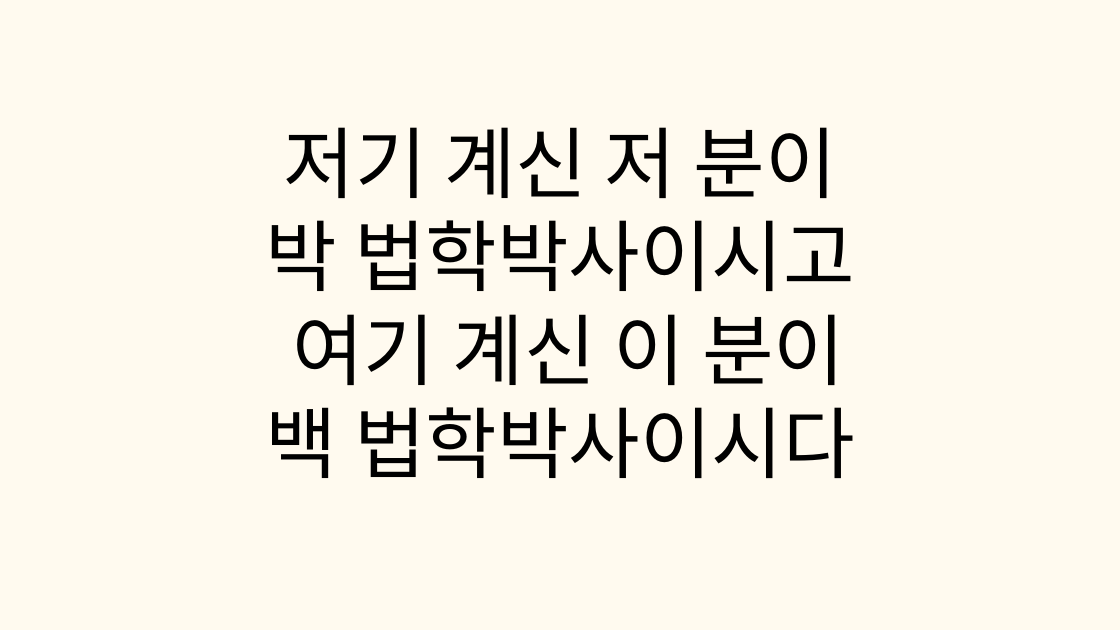
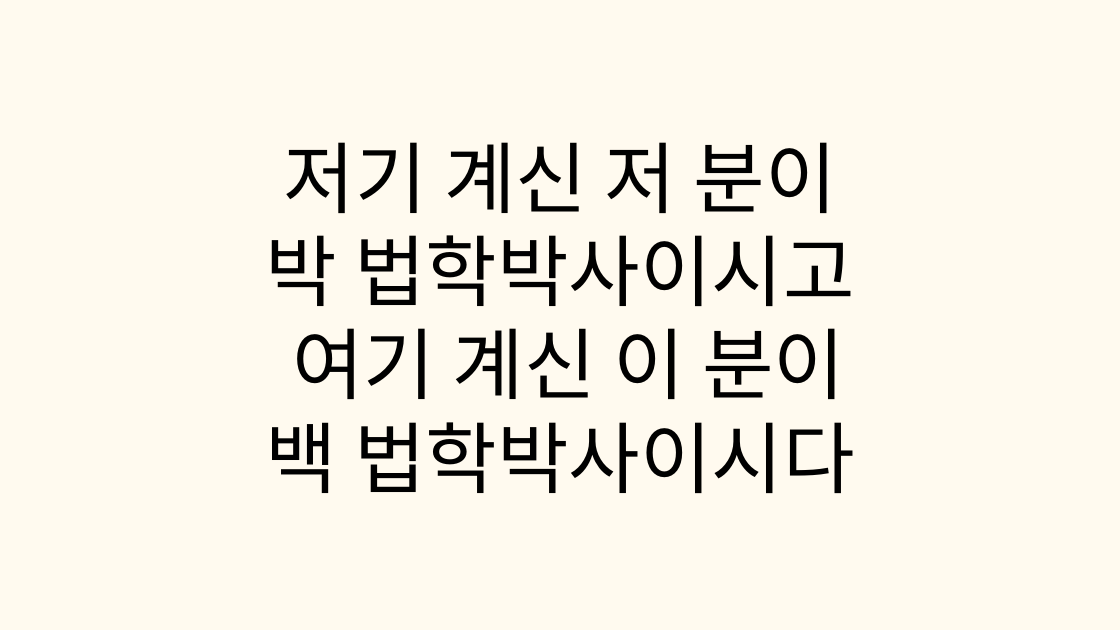
Before and after one commit to tkdgns25300/sunday_play, a slide deck: slide 8 of public/downloads/games/tongue-twister/rules.pptx (slide 7 before the commit). Drawn at 1120x630 pixels with LibreOffice and Linux fonts; fonts in the diff are those of the drawing. Boxes give left, top, right and bottom in pixels: in the first picture for what was removed or moved away, otherwise in the second. Text is boxed around its words. In the diff, an @@ line names an element or a change of style, - is before the commit and + after.

```diff
--- a/public/downloads/games/tongue-twister/rules.pptx
+++ b/public/downloads/games/tongue-twister/rules.pptx
@@ text "저기 계신 저 분이": place and size @@
-text "저기 계신 저 분이" at (265,127,855,478)
+text "저기 계신 저 분이" at (265,142,855,493)
@@ text "저기 계신 저 분이" at (265,142,855,493): font Arial to Noto Sans CJK KR @@
```
Also in this commit, not shown: 17 other slides changed, 3 slides added, 2 slides removed, 3 other files.
